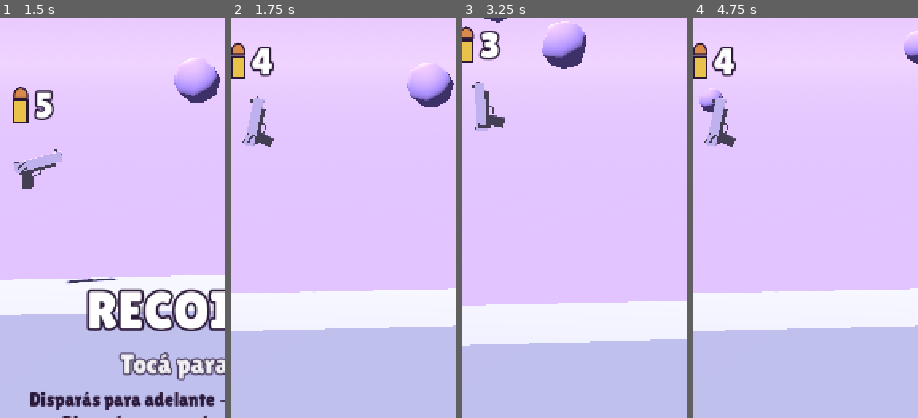
Above: before the commit, frames 1-4 (left to right).
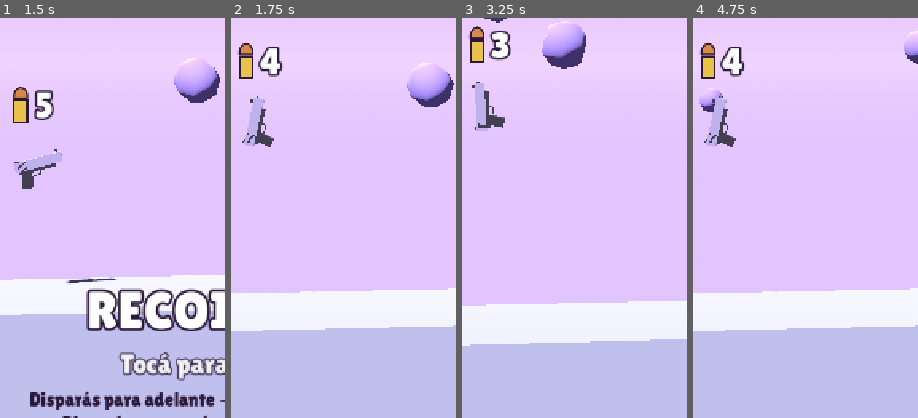
Above: after the commit, the same moments.

Repository: uchami/recoil-run
Game: Godot game, scene res://main.tscn
The game is run twice, just before and just after one commit, with the same random seed, the same clock (stepped at 60 frames per second) and the same inputs.
Inputs (mouse positions are % of the whole screen's width and height, from its top left):
- Up to frame 1 (1.5 s): tap Enter at 0.5, 0.6 s; move the mouse to (72, 45) at 0.52 s; hold Up 0.53-1.28 s; click (72, 45) at 0.67 s; tap Space at 0.77, 1.07 s; move the mouse to (30, 55) at 1.27 s; tap R at 1.35 s
- Up to frame 2 (1.75 s): tap Space at 1.52 s
- Up to frame 3 (3.25 s): tap Space at 1.82, 3.02 s; move the mouse to (60, 28) at 2.02 s; hold Up from 2.03 s (still down); tap Enter at 2.1 s; move the mouse to (45, 70) at 2.77 s; tap R at 2.85 s; click (45, 70) at 2.92 s
- Up to frame 4 (4.75 s): tap Space at 3.32, 3.77, 4.07, 4.52 s; move the mouse to (80, 65) at 3.52 s; release Up at 3.53 s; tap Enter at 3.6 s; move the mouse to (20, 35) at 4.27 s; tap R at 4.35 s
The pictures show only the part of the screen within x 0-50%, y 36-86%; the shares and areas given below are measured in that part.

Frame 1 is identical in both runs. In frame 2, 1.5% of the frame differs, in the area x 0-23%, y 6-16%; in frame 3, 1.6%, in the area x 0-22%, y 2-12%; in frame 4, 1.5%.

Commit message:
HUD: los números ya no se parten en renglones; balas siempre dentro de la pantalla
El autowrap de los labels partía '10' o '123m' en varias líneas dentro de los
contenedores. Ahora ningún label corta líneas salvo con \n explícito.
También: prueba del murciélago estable (lo sigue en vez de esperarlo).

Co-Authored-By: Claude Opus 5.5 <noreply@anthropic.com>

Diff:
--- a/game/scripts/hud.gd
+++ b/game/scripts/hud.gd
@@ -95,7 +95,6 @@
 	_ammo_box.alignment = BoxContainer.ALIGNMENT_CENTER
 	_ammo_box.add_child(_bullet_icon())
 	_ammo = _label("5", 60, Color.WHITE, 14)
-	_ammo.autowrap_mode = TextServer.AUTOWRAP_OFF # si no, "10" se parte en dos líneas
 	_ammo_box.add_child(_ammo)
 	_root.add_child(_ammo_box)
 
@@ -188,7 +187,9 @@
 	var l := Label.new()
 	l.text = text
 	l.horizontal_alignment = HORIZONTAL_ALIGNMENT_CENTER
-	l.autowrap_mode = TextServer.AUTOWRAP_WORD_SMART
+	# Sin cortar líneas: en contenedores el autowrap partía "10" o "123m" en renglones.
+	# Los textos de varias líneas usan \n explícitos.
+	l.autowrap_mode = TextServer.AUTOWRAP_OFF
 	l.mouse_filter = Control.MOUSE_FILTER_IGNORE
 	l.add_theme_font_size_override("font_size", size)
 	l.add_theme_color_override("font_color", color)
@@ -384,7 +385,10 @@
 func place_ammo(screen: Vector2) -> void:
 	var s := _ammo_box.get_combined_minimum_size()
 	_ammo_box.size = s
-	_ammo_box.position = screen - Vector2(s.x / 2.0, s.y)
+	var pos := screen - Vector2(s.x / 2.0, s.y)
+	var vw := get_viewport().get_visible_rect().size.x
+	pos.x = clampf(pos.x, 12.0, vw - s.x - 12.0) # que no se salga por los costados
+	_ammo_box.position = pos
 
 
 func bump_ammo() -> void:
--- a/game/tests/smoke.gd
+++ b/game/tests/smoke.gd
@@ -518,8 +518,13 @@
 	await physics_frame
 	var b: Flyer = put(m, "bat", 0.0, 4.0)
 	m.ammo = 5
-	await place_gun(m, Vector2(0.0, 4.0), 0.0)
-	await wait_s(0.3)
+	await place_gun(m, Vector2(b.global_position.x, b.global_position.y), 0.0)
+	for i in 30: # lo seguimos hasta chocarlo (revolotea)
+		if not b.alive:
+			break
+		m.gun.global_position = b.global_position
+		m.gun.linear_velocity = Vector3.ZERO
+		await physics_frame
 	check(m.ammo == 4, "si te choca: -1 bala (%d)" % m.ammo)
 	check(not b.alive, "y se muere")
 	await despawn(m)
